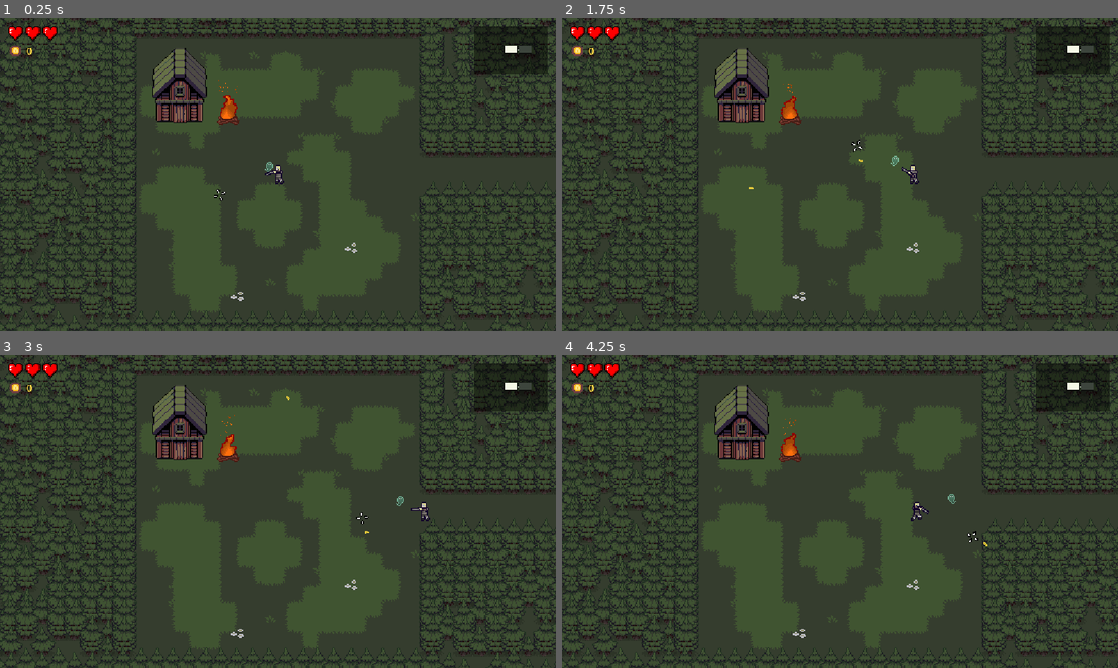
Above: before the commit, frames 1-4 (two rows, left to right).
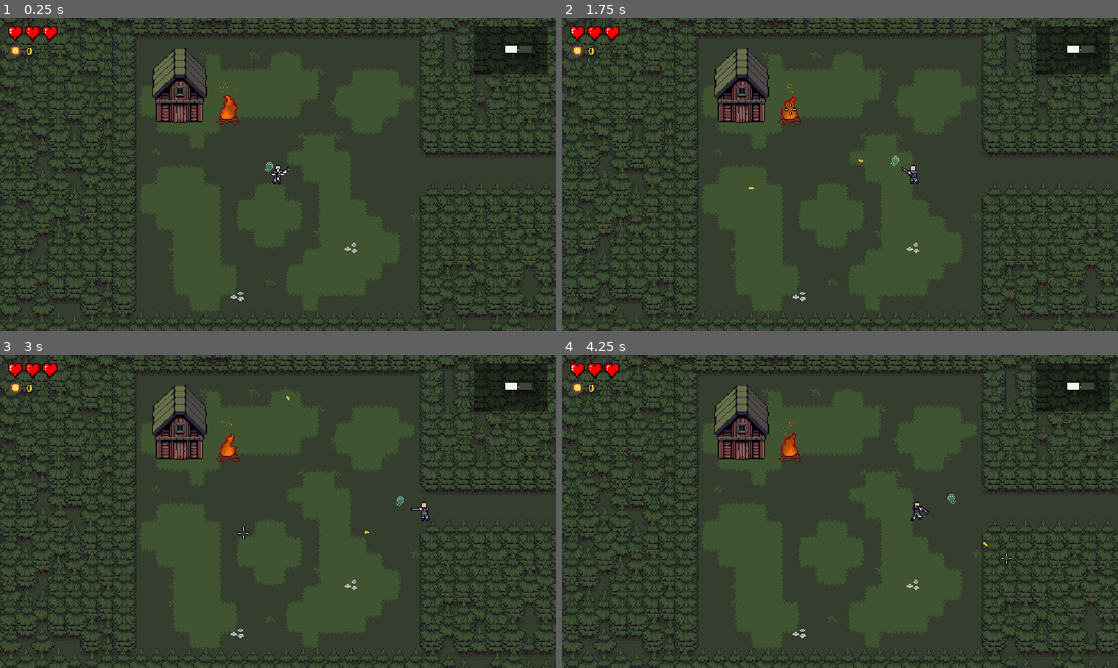
Above: after the commit, the same moments.

Repository: Silgnis/Game-Design-Project
Game: Godot game, scene res://Scenes/Main.tscn
Same seed, same stepped clock (60 frames per second), same inputs: the game is played once before the commit and once after it. Sound files missing from this copy of the repository are replaced by a short silence.
Inputs (mouse positions are in pixels of both pictures, inside the frame that each line leads up to):
- Up to frame 1 (0.25 s): no input
- Up to frame 2 (1.75 s): tap Enter at 0.5 s; move the mouse to (962, 158) at 0.52 s; press the mouse at (962, 158) at 0.53 s; hold Right (right) 0.53-1.25 s; release the mouse at (962, 158) at 1.25 s; drag from (728, 190) to (789, 108) at 1.27 s
- Up to frame 3 (3 s): move the mouse to (333, 442) at 2.02 s; press the mouse at (333, 442) at 2.03 s; hold Right (right) 2.03-2.75 s; release the mouse at (333, 442) at 2.75 s; drag from (250, 574) to (227, 452) at 2.77 s
- Up to frame 4 (4.25 s): move the mouse to (1006, 558) at 3.52 s; press the mouse at (1006, 558) at 3.53 s; hold Left (left) from 3.53 s (still down)

The runs differ from the first frame. In frame 1, 0.1% of the frame differs, in the area x 38-53%, y 47-59%; in frame 2, less than 0.1%; in frame 3, less than 0.1%; in frame 4, less than 0.1%.

Commit message:
chore: changed cursor to crosshair and fixed sprite switch bug

Diff:
--- a/Scenes/gun_new.tscn
+++ b/Scenes/gun_new.tscn
@@ -3,6 +3,7 @@
 [ext_resource type="Texture2D" uid="uid://bwr5xfohb1nf5" path="res://Resources/Custom Assets/Player/Gun.png" id="1_gun"]
 [ext_resource type="Script" uid="uid://is1eft3wfpy6" path="res://Scripts/gun.gd" id="1_oqrbh"]
 [ext_resource type="Texture2D" uid="uid://cyteg4n1w8nsu" path="res://Resources/crosshair.png" id="3_t6ynv"]
+[ext_resource type="Script" path="res://Scripts/crosshair.gd" id="4_crosshair"]
 
 [node name="Gun" type="Node2D" unique_id=2031640145]
 
@@ -14,7 +15,7 @@
 
 [node name="Cursor" type="Sprite2D" parent="rifle" unique_id=2033691141]
 texture_filter = 1
-position = Vector2(57, -1)
 texture = ExtResource("3_t6ynv")
 region_enabled = true
 region_rect = Rect2(20, 30, 13, 13)
+script = ExtResource("4_crosshair")
--- /dev/null
+++ b/Scripts/crosshair.gd
@@ -0,0 +1,17 @@
+extends Sprite2D
+
+# Draws the crosshair at the mouse position and hides the system cursor while it exists.
+# It keeps following the mouse while the game is paused (e.g. during dialogue).
+
+func _ready() -> void:
+	top_level = true          # ignore the gun's rotation and flip; position is in world space
+	z_as_relative = false
+	z_index = 100             # above trees, enemies and bullets
+	process_mode = Node.PROCESS_MODE_ALWAYS
+	Input.mouse_mode = Input.MOUSE_MODE_HIDDEN
+
+func _process(_delta: float) -> void:
+	global_position = get_global_mouse_position()
+
+func _exit_tree() -> void:
+	Input.mouse_mode = Input.MOUSE_MODE_VISIBLE
--- a/Scripts/gun.gd
+++ b/Scripts/gun.gd
@@ -1,16 +1,26 @@
 extends Sprite2D
 class_name Gun
+
+# Half-width of the band around the holder's centre where the facing doesn't change, so
+# aiming straight up/down (or across the player) doesn't make the sprite flip back and forth.
+@export var facing_dead_zone := 6.0
+
+# The node carrying the gun (the player). Facing is measured from its centre because that
+# doesn't move when flipping; the rifle itself is shifted sideways when it flips, which used
+# to push the mouse back across the line and flip it again every frame.
+@onready var holder: Node2D = get_parent().get_parent() if get_parent().get_parent() is Node2D else get_parent()
 
 func _physics_process(_delta: float) -> void:
 	var mouse_pos = get_global_mouse_position()
 	var shooting_dir = (mouse_pos - global_position).normalized()
-	var angle = shooting_dir.angle()
 
 	# Rotate the gun toward the mouse
-	rotation = angle
+	rotation = shooting_dir.angle()
 
-	# Flip the gun vertically when aiming left so it doesn't appear upside down
-	if angle > 0.5 * PI or angle < -0.5 * PI:
+	# Flip the gun vertically when aiming left so it doesn't appear upside down;
+	# inside the dead zone keep whichever side it was already on
+	var dx = mouse_pos.x - holder.global_position.x
+	if dx < -facing_dead_zone:
 		flip_v = true
-	else:
+	elif dx > facing_dead_zone:
 		flip_v = false
Not shown, added: Scripts/crosshair.gd.uid
